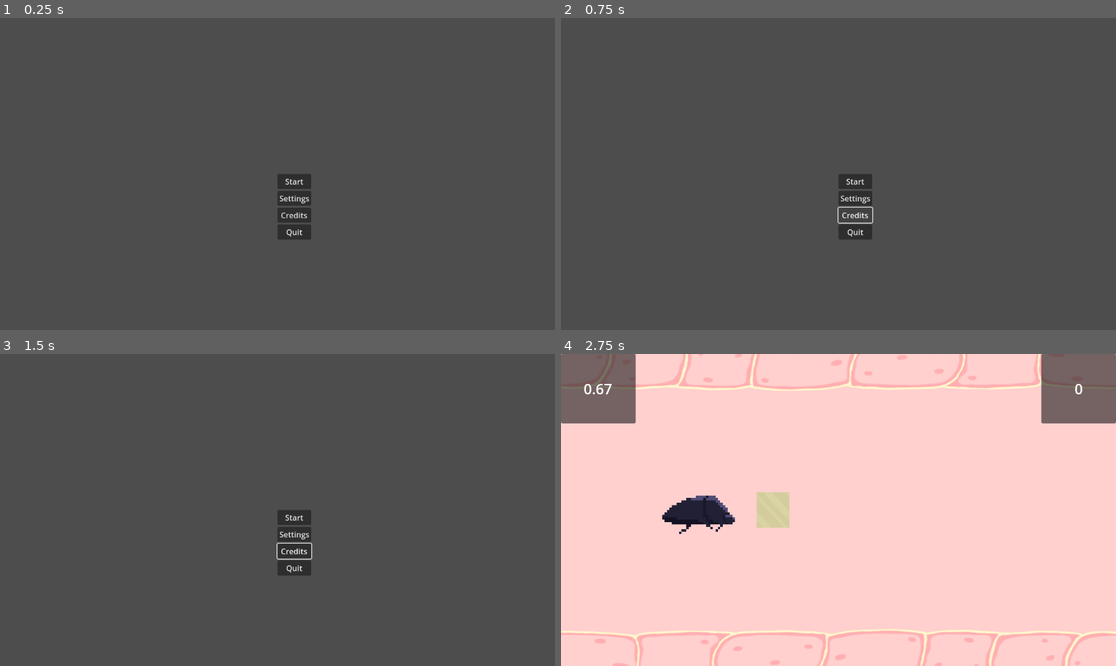
Above: before the commit, frames 1-4 (two rows, left to right).
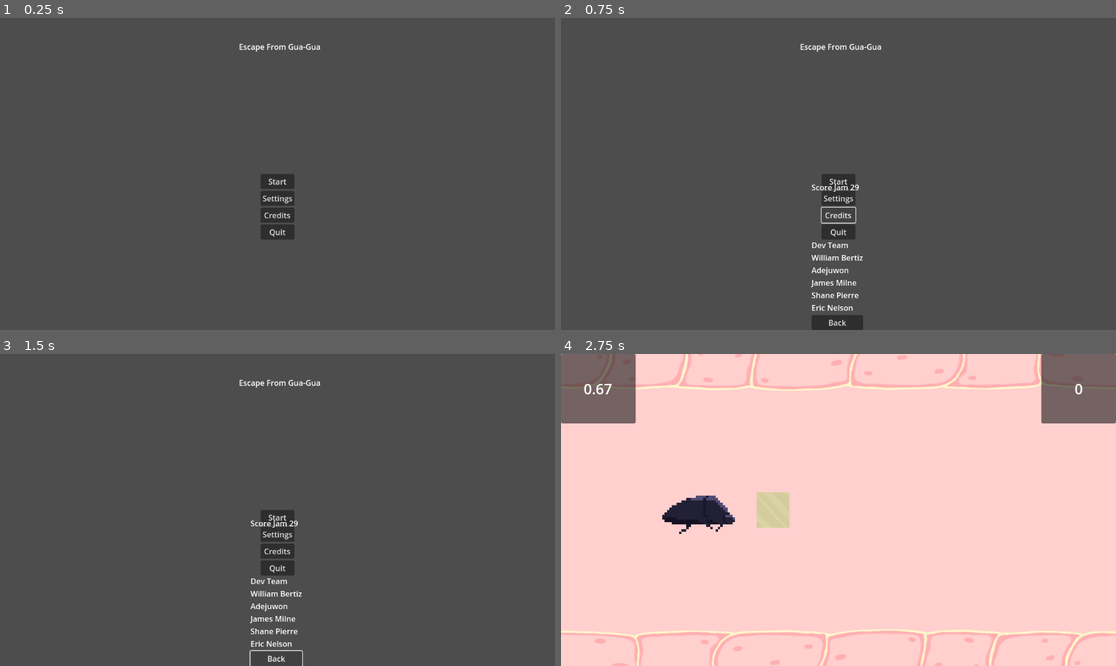
Above: after the commit, the same moments.

Repository: milnej/EscapeFromFrog
Game: Godot game, scene res://Scene/menu.tscn
Same seed, same stepped clock (60 frames per second), same inputs: the game is played once before the commit and once after it. The engine's default icon, where the game draws it, is replaced by a stand-in: a white triangle on a blue panel in a dark square.
Inputs (mouse positions are in pixels of both pictures, inside the frame that each line leads up to):
- Up to frame 1 (0.25 s): no input
- Up to frame 2 (0.75 s): click "Credits" at 0.5 s
- Up to frame 3 (1.5 s): click (277, 659) at 1.25 s, where only the run after the commit has a clickable "Back"
- Up to frame 4 (2.75 s): click "Start" at 2 s

The runs differ from the first frame. In frame 1, 1.4% of the frame differs, in the area x 43-58%, y 8-72%; in frame 2, 2.2%, in the area x 43-58%, y 8-100%; in frame 3, 2.0%; in frame 4, nothing differs.

Commit message:
more menu

Diff:
--- a/Scene/credits.tscn
+++ b/Scene/credits.tscn
@@ -1,9 +1,45 @@
-[gd_scene format=3 uid="uid://ctum5q5u2t5nd"]
+[gd_scene load_steps=2 format=3 uid="uid://ctum5q5u2t5nd"]
+
+[ext_resource type="Script" path="res://Scripts/credits.gd" id="1_s2bg6"]
 
 [node name="Credits" type="Control"]
 layout_mode = 3
-anchors_preset = 15
-anchor_right = 1.0
+anchors_preset = 13
+anchor_left = 0.5
+anchor_right = 0.5
 anchor_bottom = 1.0
 grow_horizontal = 2
 grow_vertical = 2
+script = ExtResource("1_s2bg6")
+
+[node name="VBoxContainer" type="VBoxContainer" parent="."]
+layout_mode = 0
+offset_left = -56.0
+offset_top = 136.0
+offset_right = 51.0
+offset_bottom = 351.0
+
+[node name="Developers" type="Label" parent="VBoxContainer"]
+layout_mode = 2
+text = "Dev Team
+William Bertiz
+Adejuwon
+James Milne
+Shane Pierre
+Eric Nelson"
+metadata/_edit_lock_ = true
+
+[node name="Back" type="Button" parent="VBoxContainer"]
+layout_mode = 2
+text = "Back"
+
+[node name="Title" type="Label" parent="."]
+layout_mode = 2
+offset_left = -56.0
+offset_top = 16.0
+offset_right = 51.0
+offset_bottom = 39.0
+grow_horizontal = 2
+text = "Score Jam 29"
+
+[connection signal="pressed" from="VBoxContainer/Back" to="." method="_on_back_pressed"]
--- a/Scene/menu.tscn
+++ b/Scene/menu.tscn
@@ -12,11 +12,34 @@
 grow_horizontal = 2
 grow_vertical = 2
 script = ExtResource("1_jqkw4")
+metadata/_edit_lock_ = true
+
+[node name="VBoxContainer2" type="VBoxContainer" parent="."]
+layout_mode = 1
+offset_left = -80.0
+offset_top = -276.0
+offset_right = 90.0
+offset_bottom = -253.0
+size_flags_horizontal = 4
+size_flags_vertical = 4
+
+[node name="Title" type="Label" parent="VBoxContainer2"]
+layout_mode = 2
+text = "Escape From Gua-Gua"
+horizontal_alignment = 1
+metadata/_edit_lock_ = true
 
 [node name="VBoxContainer" type="VBoxContainer" parent="."]
-layout_mode = 0
-offset_right = 40.0
-offset_bottom = 40.0
+layout_mode = 1
+anchors_preset = 5
+anchor_left = 0.5
+anchor_right = 0.5
+offset_left = -35.0
+offset_right = 35.0
+offset_bottom = 136.0
+grow_horizontal = 2
+size_flags_horizontal = 4
+size_flags_vertical = 4
 
 [node name="Start" type="Button" parent="VBoxContainer"]
 layout_mode = 2
--- /dev/null
+++ b/Scripts/credits.gd
@@ -0,0 +1,15 @@
+extends Control
+
+
+# Called when the node enters the scene tree for the first time.
+func _ready():
+	pass # Replace with function body.
+
+
+# Called every frame. 'delta' is the elapsed time since the previous frame.
+func _process(delta):
+	pass
+
+
+func _on_back_pressed():
+	pass
--- a/Scripts/menu.gd
+++ b/Scripts/menu.gd
@@ -20,8 +20,8 @@
 
 
 func _on_credits_pressed():
-	#var credits = load().instance()
-	pass
+	var credits = load("res://Scene/credits.tscn").instantiate()
+	get_tree().current_scene.add_child(credits)
 
 
 func _on_settings_pressed():
